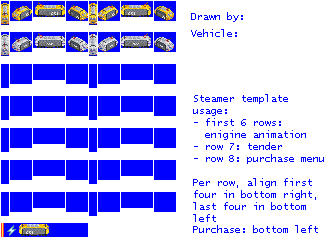
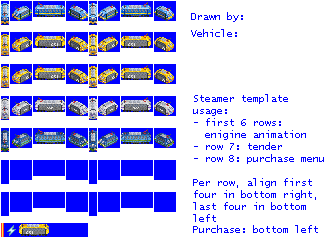
Layered file, before and after one edit (331 × 237). Changes by layer:
painted on "empty.png" over [left=1, top=3, right=174, bottom=152]
